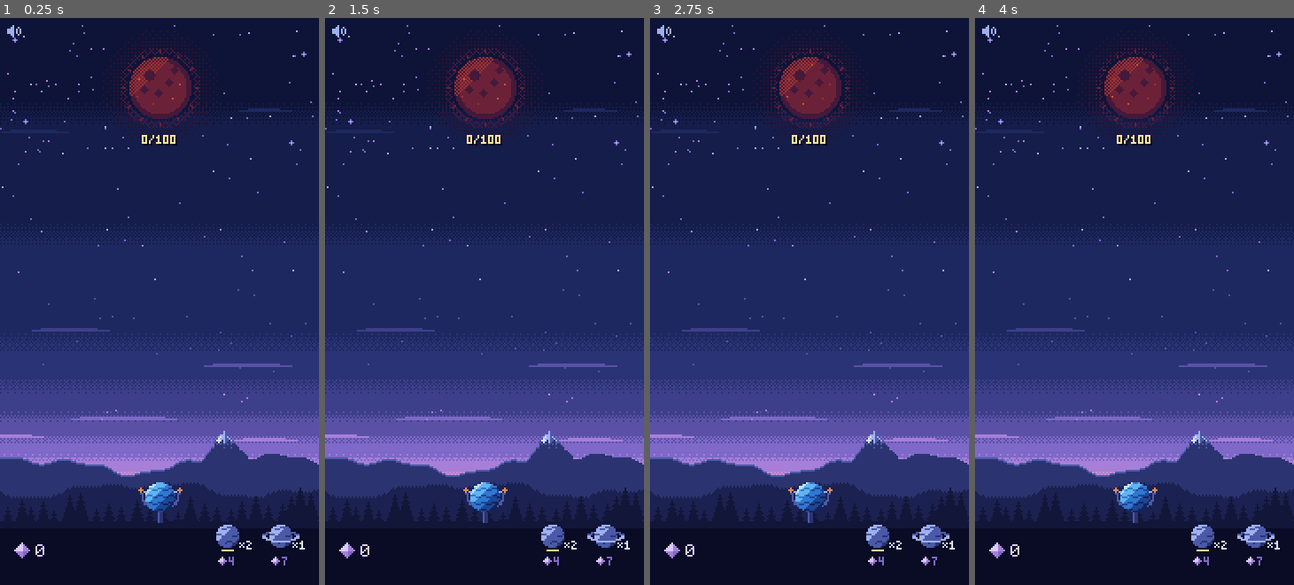
Above: before the commit, frames 1-4 (left to right).
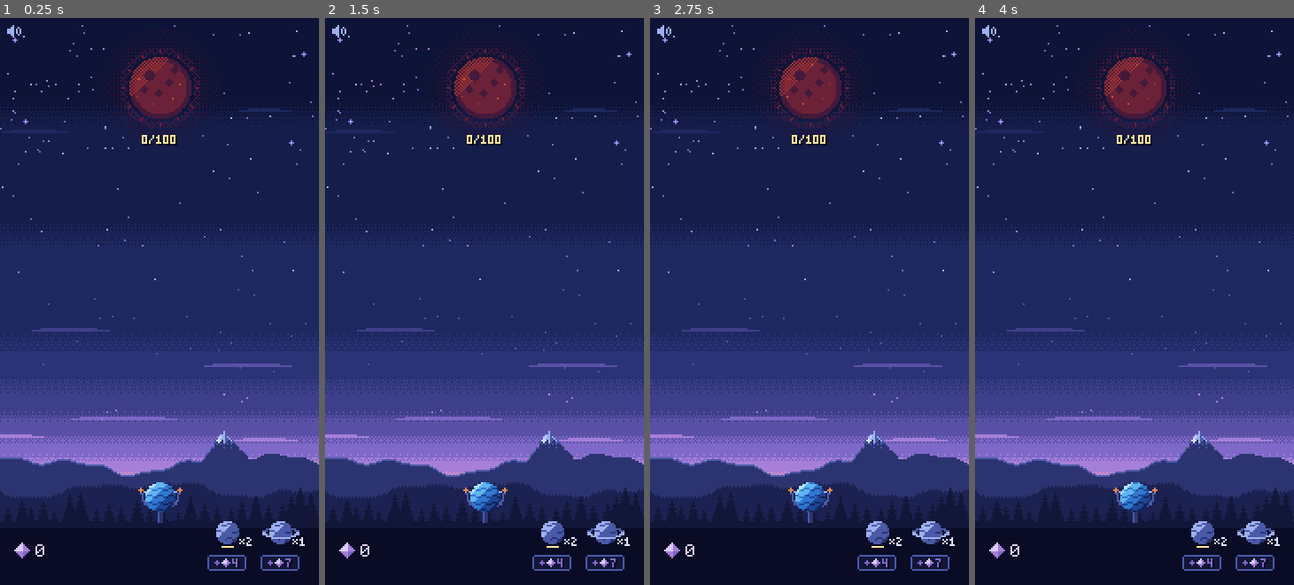
Above: after the commit, the same moments.

Repository: mrafael1/DustInSpace
Game: Godot game, scene res://game/scenes/main.tscn
The game is run twice, just before and just after one commit, with the same random seed, the same clock (stepped at 60 frames per second) and the same inputs.
Inputs (mouse positions are in pixels of both pictures, inside the frame that each line leads up to):
- Up to frame 1 (0.25 s): no input
- Up to frame 2 (1.5 s): tap Enter at 0.5 s; move the mouse to (554, 273) at 0.52 s; hold Shift 0.53-1.25 s; click (554, 273) at 0.67 s; tap Space at 1.25 s; drag from (420, 329) to (468, 414) at 1.27 s
- Up to frame 3 (2.75 s): move the mouse to (841, 176) at 2.02 s; tap Ctrl at 2.1 s; click (841, 176) at 2.17 s
- Up to frame 4 (4 s): drag from (1118, 414) to (1038, 216) at 2.77 s; move the mouse to (1230, 386) at 3.52 s; tap B at 3.6 s; click (1230, 386) at 3.67 s

The runs differ from the first frame. In frame 1, 0.8% of the frame differs, in the area x 65-96%, y 88-98%; in frame 2, 0.8%; in frame 3, 0.8%; in frame 4, 0.8%.

Commit message:
feat: a buy button under each pack: + dust cost on a plate, 44 pt targets
The cost becomes a plate with a +, warm when affordable, pressed and bought
states, and an S4 border on a refused tap. Slots move up 2 px so the icon
and buy targets are both 22 px tall. Icon taps still load for free.

Co-Authored-By: Claude Opus 5.5 <noreply@anthropic.com>

Diff:
--- a/game/ui/hud.gd
+++ b/game/ui/hud.gd
@@ -27,7 +27,7 @@
 ## Slot layout: one column per pack kind, the last centred at LAST_SLOT_X.
 const SLOT_SPACING: int = 30
 const LAST_SLOT_X: int = 158
-const SLOT_Y: int = 292
+const SLOT_Y: int = 290
 ## A counter hops 1 px up for this long when a particle lands on it.
 const HOP_TIME: float = 0.1
 
@@ -80,8 +80,8 @@
 			_sequencer.event_played.disconnect(_on_event_played)
 		_sequencer = sequencer
 		_sequencer.event_played.connect(_on_event_played)
-	_pressed = []
 	_build_slots(run.balance.pack_kinds())
+	_press([])
 	refresh()
 
 
@@ -149,16 +149,17 @@
 	var target: Array = target_at(Vector2i(touch.position.floor()))
 	if touch.canceled:
 		var had: bool = not _pressed.is_empty()
-		_pressed = []
+		_press([])
 		return had
 	if touch.pressed:
-		_pressed = target
+		_press(target)
 		return not target.is_empty()
 	if _pressed.is_empty():
 		return false
-	if target == _pressed:
+	var pressed: Array = _pressed
+	_press([])
+	if target == pressed:
 		_tap(target[0], target[1])
-	_pressed = []
 	return true
 
 
@@ -169,6 +170,13 @@
 		if part != &"":
 			return [kind, part]
 	return []
+
+
+## Remembers the target a press started on; a buy button shows held down while pressed.
+func _press(target: Array) -> void:
+	_pressed = target
+	for kind: String in _slots:
+		_slots[kind].press_buy(target == [kind, &"cost"])
 
 
 func _tap(kind: String, part: StringName) -> void:
@@ -186,6 +194,8 @@
 	match event.type:
 		&"pack_bought":
 			_shown_packs[event.args[0]] = _shown_packs.get(event.args[0], 0) + 1
+			if _slots.has(event.args[0]):
+				_slots[event.args[0]].flash_bought()
 			_shown_dust = event.args[1] - (_dust_in_flight - _dust_debt)
 			if _shown_dust < 0:
 				_dust_debt -= _shown_dust
--- a/game/ui/pack_slot.gd
+++ b/game/ui/pack_slot.gd
@@ -1,21 +1,32 @@
 class_name PackSlot
 extends Node2D
-## One pack in the HUD: its icon (r6) with "×count", and "◆cost" below.
+## One pack in the HUD: its icon (r6) with "×count", and a "+◆cost" buy button below.
 ## The icon is grey and still when the dust can't buy one; lit, spinning and hopping when it can.
 ## Becoming buyable plays a one-off cue: the icon flashes solid C0 for FLASH_TIME and a cross
 ## sparkle shrinks away beside it. Staying buyable never repeats it.
 ## Two tap targets (docs/design.md, Packs): the icon loads the pack if owned, or buys it if none
-## is owned; the cost buys one more. The Hud decides what a tap does; this only shows the slot.
+## is owned; the buy button always buys one more. It reads as a button on its own: a plate with
+## clipped corners, a "+", a warm C2 border when the dust is there (cool M4 when not), a lighter
+## fill while pressed, a C0 border flash when a buy plays, and an S4 border with a refused tap.
+## The Hud decides what a tap does; this only shows the slot.
 ## Centred on the icon. Numbers are Labels in the 3x5 font; nothing is baked into art.
 
 ## The pack just became buyable and its cue started. Feedback only (sound).
 signal cue_started(kind: String)
 
 const ICON_RADIUS: int = 6
-## Tap targets around the icon and under it, meeting at y +11. The icon's is 24x22 px (44 pt);
-## the cost's runs from there to the bottom of the screen (17 px when the slot sits at y 292).
-const ICON_TARGET := Rect2i(-12, -11, 24, 22)
-const COST_TARGET := Rect2i(-12, 11, 24, 17)
+## Tap targets around the icon and under it, meeting at y +8, both 24x22 px (44 pt at 2 pt per
+## px). The buy button's runs to the bottom of the screen when the slot sits at y 290.
+const ICON_TARGET := Rect2i(-12, -14, 24, 22)
+const COST_TARGET := Rect2i(-12, 8, 24, 22)
+## The buy button's plate, inside its target: "+", the small dust icon and the cost.
+const BUY_PLATE := Rect2i(-11, 13, 22, 9)
+## The button's row, centred on the plate: "+" (3 px), 1 px, dust icon (5 px), 1 px, the cost in
+## the 3x5 font (4 px a digit, less the last gap). BUY_ROW_Y is the row's middle pixel.
+const BUY_ROW_Y: int = 17
+const DIGIT_ADVANCE: int = 4
+## The border flashes C0 this long when a buy plays.
+const BOUGHT_FLASH: float = 0.12
 ## A refused tap nudges the icon (never the numbers) by whole pixels.
 const NUDGE: Array[int] = [1, -1, 1, -1, 0]
 const NUDGE_STEP: float = 0.04
@@ -39,13 +50,20 @@
 var _affordable: bool = false
 var _hop_time: float = 0.0
 var _nudge_time: float = -1.0
+var _buy_pressed: bool = false
+## The "+"'s centre, set when the cost is laid out.
+var _plus_at := Vector2i(-8, BUY_ROW_Y)
+## Seconds left of the bought flash.
+var _bought_left: float = 0.0
 ## Seconds into the cue, or -1 when none is playing.
 var _cue_time: float = -1.0
 
 @onready var _icon: PackView = $Icon
 @onready var _cue: Node2D = $Cue
+@onready var _buy: Node2D = $Buy
 @onready var _count: Label = $Count
 @onready var _cost: Label = $Cost
+@onready var _cost_icon: Node2D = $CostIcon
 
 
 func _ready() -> void:
@@ -54,6 +72,7 @@
 	_count.label_settings = HudText.secondary(Palette.M6)
 	_cost.label_settings = HudText.secondary(Palette.D0)
 	_cue.draw.connect(_draw_cue)
+	_buy.draw.connect(_draw_buy)
 
 
 func _process(delta: float) -> void:
@@ -69,7 +88,9 @@
 ## `announce` false takes the state as it is without a cue: a new run's setup isn't news.
 func show_pack(count: int, cost: int, affordable: bool, loaded: bool, announce: bool = true) -> void:
 	_count.text = "×%d" % count
-	_cost.text = "%d" % cost
+	if _cost.text != "%d" % cost:
+		_cost.text = "%d" % cost
+		_lay_out_buy_row()
 	# Cool N7 when the dust isn't there: warm/light colours mean something you can use.
 	_cost.label_settings.font_color = Palette.D0 if affordable else Palette.N7
 	# The planet too: lit one step up its ramp when a buy would work, grey when it wouldn't.
@@ -86,6 +107,7 @@
 	_loaded = loaded
 	queue_redraw()
 	_cue.queue_redraw()
+	_buy.queue_redraw()
 
 
 func is_loaded() -> bool:
@@ -103,6 +125,35 @@
 
 func nudge() -> void:
 	_nudge_time = 0.0
+	_buy.queue_redraw()
+
+
+## Shows the buy button held down (or let go): immediate feedback on the press.
+func press_buy(pressed: bool) -> void:
+	if pressed != _buy_pressed:
+		_buy_pressed = pressed
+		_buy.queue_redraw()
+
+
+func is_buy_pressed() -> bool:
+	return _buy_pressed
+
+
+## A buy of this pack played: the button's border flashes.
+func flash_bought() -> void:
+	_bought_left = BOUGHT_FLASH
+	_buy.queue_redraw()
+
+
+## The buy button's colours now: [fill, border, plus/text].
+func buy_colours() -> Array[Color]:
+	var border: Color = Palette.C2 if _affordable else Palette.M4
+	if is_nudging():
+		border = Palette.S4
+	elif _bought_left > 0.0:
+		border = Palette.C0
+	var text: Color = Palette.D0 if _affordable else Palette.N7
+	return [Palette.M3 if _buy_pressed else Palette.M1, border, text]
 
 
 func is_nudging() -> bool:
@@ -132,6 +183,10 @@
 ## directly. A nudge wins over the hop.
 func advance(delta: float) -> void:
 	_advance_cue(delta)
+	if _bought_left > 0.0:
+		_bought_left = maxf(_bought_left - delta, 0.0)
+		if _bought_left == 0.0:
+			_buy.queue_redraw()
 	_hop_time = fmod(_hop_time + delta, HOP_PERIOD)
 	if _nudge_time < 0.0:
 		_icon.position = Vector2(0, -1 if _affordable and _hop_time < HOP_TIME else 0)
@@ -141,6 +196,7 @@
 	if step >= NUDGE.size():
 		_nudge_time = -1.0
 		_icon.position = Vector2.ZERO
+		_buy.queue_redraw()
 		return
 	_icon.position = Vector2(NUDGE[step], 0)
 
@@ -169,3 +225,32 @@
 		_cue.draw_rect(Rect2(SPARKLE_AT.x - arm, SPARKLE_AT.y, arm * 2 + 1, 1), Palette.C1)
 		_cue.draw_rect(Rect2(SPARKLE_AT.x, SPARKLE_AT.y - arm, 1, arm * 2 + 1), Palette.C1)
 	_cue.draw_rect(Rect2(SPARKLE_AT, Vector2.ONE), Palette.C0)
+
+
+## The buy plate: fill, then a 1 px border with its corners clipped, then a 3x3 "+".
+func _draw_buy() -> void:
+	var colours: Array[Color] = buy_colours()
+	var r: Rect2i = BUY_PLATE
+	_buy.draw_rect(Rect2(r.grow(-1)), colours[0])
+	_buy.draw_rect(Rect2(r.position.x + 1, r.position.y, r.size.x - 2, 1), colours[1])
+	_buy.draw_rect(Rect2(r.position.x + 1, r.end.y - 1, r.size.x - 2, 1), colours[1])
+	_buy.draw_rect(Rect2(r.position.x, r.position.y + 1, 1, r.size.y - 2), colours[1])
+	_buy.draw_rect(Rect2(r.end.x - 1, r.position.y + 1, 1, r.size.y - 2), colours[1])
+	_buy.draw_rect(Rect2(_plus_at.x - 1, _plus_at.y, 3, 1), colours[2])
+	_buy.draw_rect(Rect2(_plus_at.x, _plus_at.y - 1, 1, 3), colours[2])
+
+
+## Centres "+◆cost" on the plate, on whole pixels.
+func _lay_out_buy_row() -> void:
+	var text_width: int = _cost.text.length() * DIGIT_ADVANCE - 1
+	var width: int = 3 + 1 + 5 + 1 + text_width
+	var left: int = BUY_PLATE.position.x + (BUY_PLATE.size.x - width) / 2
+	_plus_at = Vector2i(left + 1, BUY_ROW_Y)
+	_cost_icon.position = Vector2(left + 6, BUY_ROW_Y)
+	_cost.position = Vector2(left + 10, BUY_ROW_Y - 2)
+	_buy.queue_redraw()
+
+
+## Where "+", the dust icon and the cost sit, for tests: [plus centre, icon centre, text left].
+func buy_row() -> Array[Vector2i]:
+	return [_plus_at, Vector2i(_cost_icon.position), Vector2i(_cost.position)]
--- a/game/ui/pack_slot.tscn
+++ b/game/ui/pack_slot.tscn
@@ -12,6 +12,8 @@
 
 [node name="Cue" type="Node2D" parent="."]
 
+[node name="Buy" type="Node2D" parent="."]
+
 [node name="Count" type="Label" parent="."]
 offset_left = 7.0
 offset_top = 3.0
@@ -21,14 +23,14 @@
 text = "×0"
 
 [node name="CostIcon" type="Node2D" parent="."]
-position = Vector2(-3, 14)
+position = Vector2(-3, 17)
 script = ExtResource("3_dust_icon")
 small = true
 
 [node name="Cost" type="Label" parent="."]
 offset_left = 1.0
-offset_top = 12.0
+offset_top = 15.0
 offset_right = 13.0
-offset_bottom = 18.0
+offset_bottom = 21.0
 mouse_filter = 2
 text = "0"
